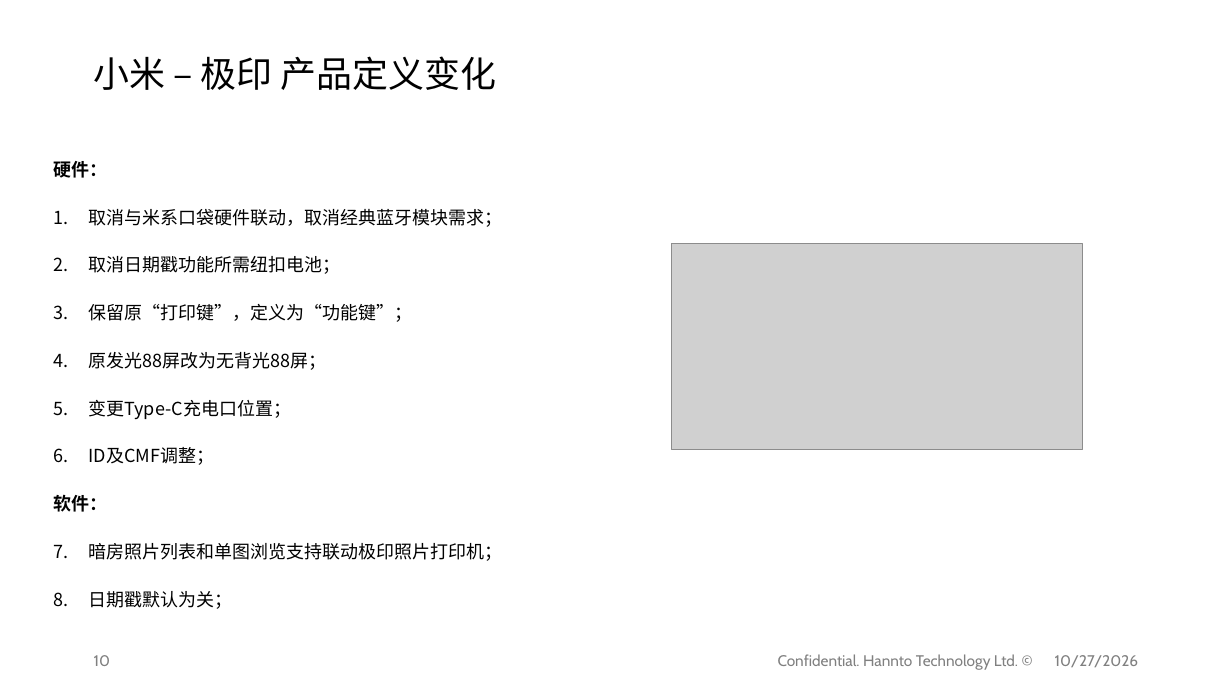
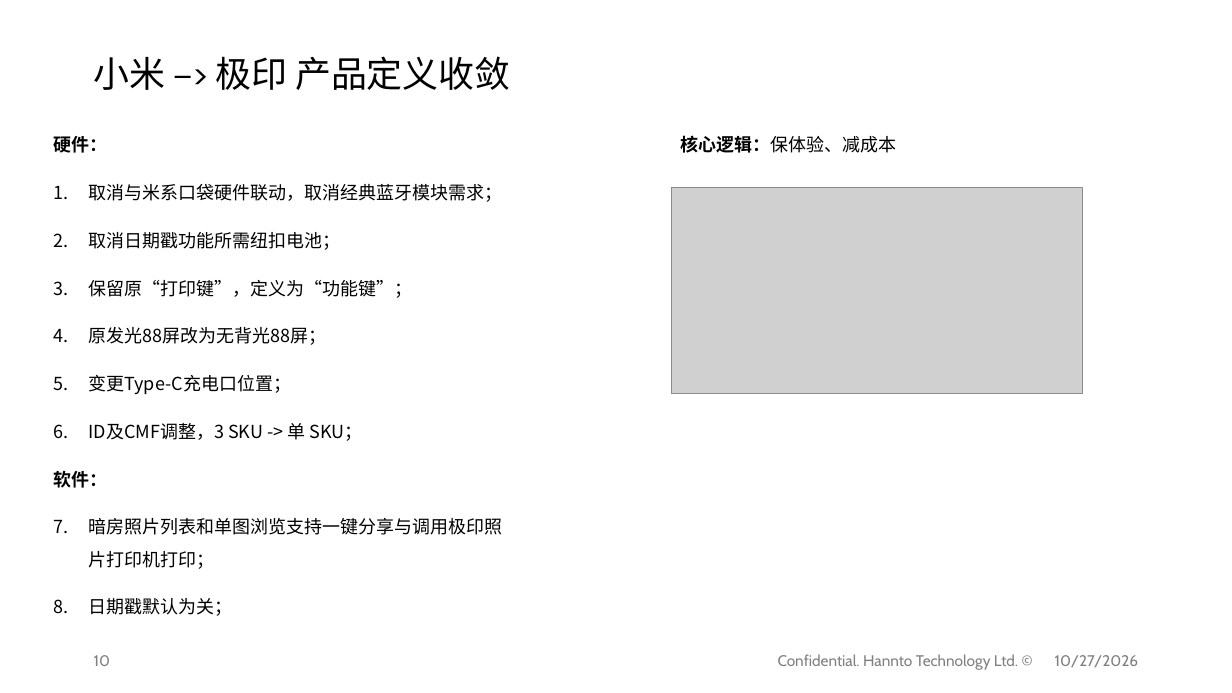
Before and after one commit to shengnanxiang/code_aiken, a slide deck: slide 10 of 极印版 aiken/AiKen_JY_SI^L0DO_261027.pptx. Drawn at 1232x693 pixels with LibreOffice and Linux fonts; fonts in the diff are those of the drawing; grey boxes stand for pictures; background and template pictures are left out. Boxes give left, top, right and bottom in pixels: in the first picture for what was removed or moved away, otherwise in the second. Text is boxed around its words. In the diff, an @@ line names an element or a change of style, - is before the commit and + after.

```diff
--- a/极印版 aiken/AiKen_JY_SI^L0DO_261027.pptx
+++ b/极印版 aiken/AiKen_JY_SI^L0DO_261027.pptx
@@ text at <box>94,56,510,90</box>: text changed @@
-小米 – 极印 产品定义变化
+小米 –> 极印 产品定义收敛
@@ text "硬件：": place and size @@
-text "硬件：" at <box>54,161,502,609</box>
+text "硬件：" at <box>54,136,502,616</box>
@@ text added at <box>680,135,896,153</box>, 14 pt, text #000000 @@
+核心逻辑：保体验、减成本
@@ picture: place and size @@
-picture at <box>671,244,1082,450</box>
+picture at <box>671,188,1082,394</box>
@@ text at <box>88,423,363,441</box>: text changed @@
-6. ID及CMF调整；
+6. ID及CMF调整，3 SKU -> 单 SKU；
@@ text at <box>88,518,502,569</box>: text changed @@
-1. 暗房照片列表和单图浏览支持联动极印照片打印机；
+1. 暗房照片列表和单图浏览支持一键分享与调用极印照片打印机打印；
```
Also in this commit, not shown: 4 other slides changed, 1 other file.
